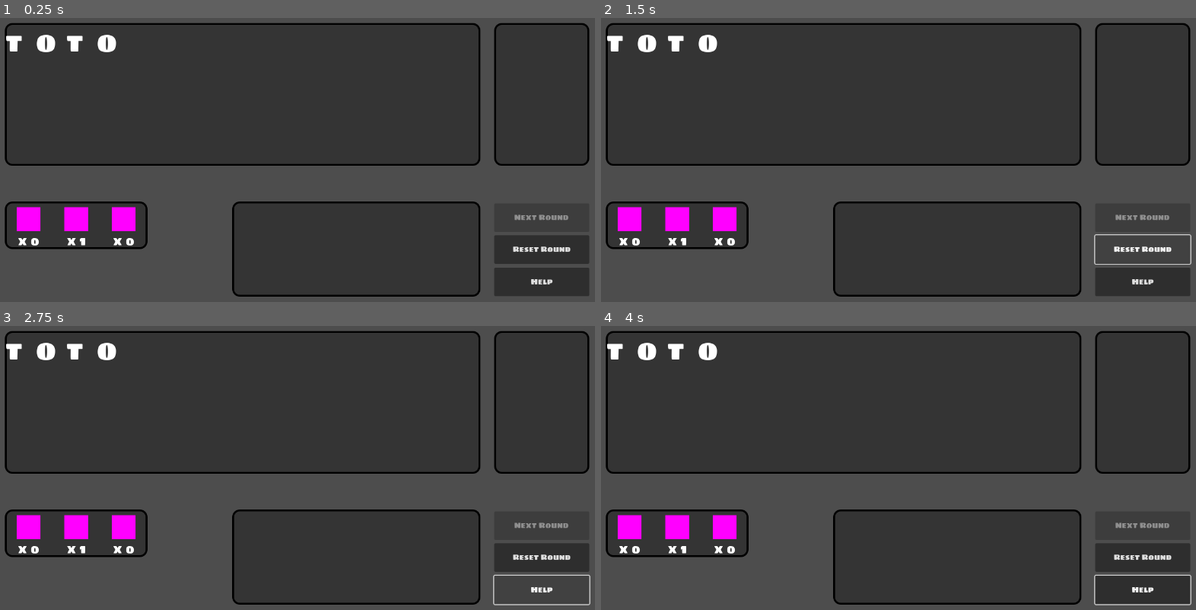
Above: before the commit, frames 1-4 (two rows, left to right).
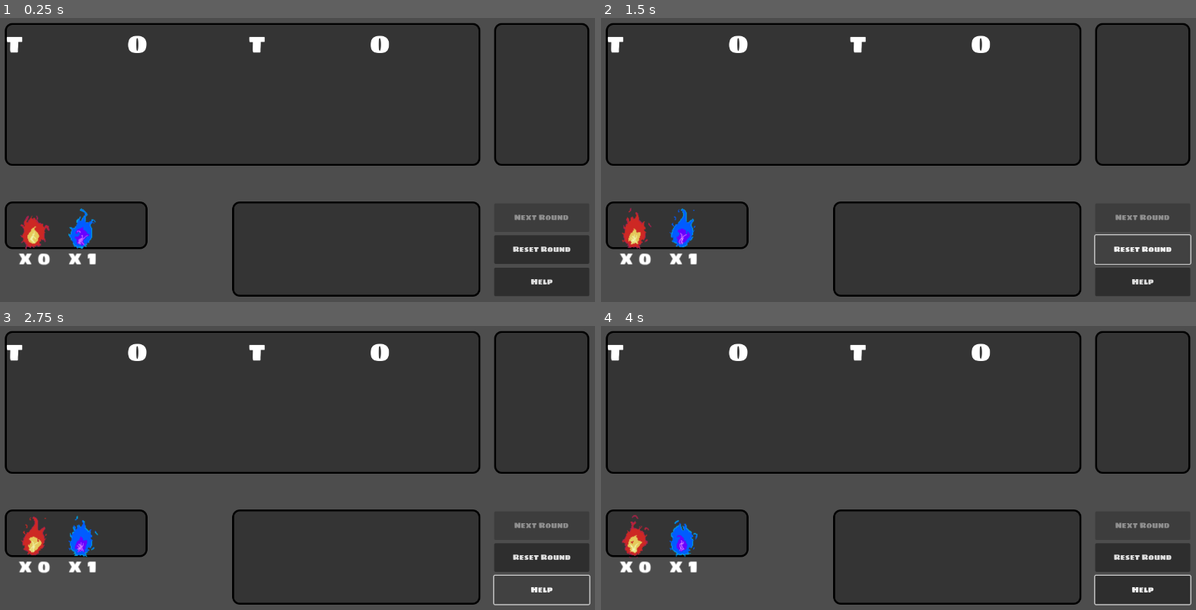
Above: after the commit, the same moments.

Repository: Nono-M/GodotWildJam_83
Game: Godot game, scene res://main.tscn
Two runs of this game, one before a commit and one after it. Both use one fixed random seed, a clock stepped at 60 frames per second and the inputs below.
Inputs (mouse positions are in pixels of both pictures, inside the frame that each line leads up to):
- Up to frame 1 (0.25 s): no input
- Up to frame 2 (1.5 s): move the mouse to (1029, 145) at 0.52 s; click (1029, 145) at 0.67 s; click "Reset Round" at 1.25 s
- Up to frame 3 (2.75 s): click "Help" at 2 s
- Up to frame 4 (4 s): drag from (773, 487) to (618, 345) at 2.77 s; move the mouse to (958, 397) at 3.52 s; click (958, 397) at 3.67 s

The runs differ from the first frame. In frame 1, 2.7% of the frame differs, in the area x 1-66%, y 5-88%; in frame 2, 2.7%; in frame 3, 2.7%; in frame 4, 2.7%.

Commit message:
Added flame animations

Diff:
--- /dev/null
+++ b/assets/blue_flame_animation.tres
@@ -0,0 +1,60 @@
+[gd_resource type="SpriteFrames" load_steps=9 format=3 uid="uid://hfl1s4g332gu"]
+
+[ext_resource type="Texture2D" uid="uid://cfwutp7c0qewa" path="res://assets/blue_flame.png" id="1_sbbjn"]
+
+[sub_resource type="AtlasTexture" id="AtlasTexture_rbw8s"]
+atlas = ExtResource("1_sbbjn")
+region = Rect2(200, 0, 50, 60)
+
+[sub_resource type="AtlasTexture" id="AtlasTexture_xf7mo"]
+atlas = ExtResource("1_sbbjn")
+region = Rect2(250, 0, 50, 60)
+
+[sub_resource type="AtlasTexture" id="AtlasTexture_upkjl"]
+atlas = ExtResource("1_sbbjn")
+region = Rect2(300, 0, 50, 60)
+
+[sub_resource type="AtlasTexture" id="AtlasTexture_h3v61"]
+atlas = ExtResource("1_sbbjn")
+region = Rect2(0, 0, 50, 60)
+
+[sub_resource type="AtlasTexture" id="AtlasTexture_ci7tv"]
+atlas = ExtResource("1_sbbjn")
+region = Rect2(50, 0, 50, 60)
+
+[sub_resource type="AtlasTexture" id="AtlasTexture_cgxbj"]
+atlas = ExtResource("1_sbbjn")
+region = Rect2(100, 0, 50, 60)
+
+[sub_resource type="AtlasTexture" id="AtlasTexture_6frpp"]
+atlas = ExtResource("1_sbbjn")
+region = Rect2(150, 0, 50, 60)
+
+[resource]
+animations = [{
+"frames": [{
+"duration": 1.0,
+"texture": SubResource("AtlasTexture_rbw8s")
+}, {
+"duration": 1.0,
+"texture": SubResource("AtlasTexture_xf7mo")
+}, {
+"duration": 1.0,
+"texture": SubResource("AtlasTexture_upkjl")
+}, {
+"duration": 1.0,
+"texture": SubResource("AtlasTexture_h3v61")
+}, {
+"duration": 1.0,
+"texture": SubResource("AtlasTexture_ci7tv")
+}, {
+"duration": 1.0,
+"texture": SubResource("AtlasTexture_cgxbj")
+}, {
+"duration": 1.0,
+"texture": SubResource("AtlasTexture_6frpp")
+}],
+"loop": true,
+"name": &"default",
+"speed": 16.0
+}]
--- /dev/null
+++ b/assets/red_flame_animation.tres
@@ -0,0 +1,60 @@
+[gd_resource type="SpriteFrames" load_steps=9 format=3 uid="uid://bq63whh17opll"]
+
+[ext_resource type="Texture2D" uid="uid://bg6dxtk2r4web" path="res://assets/red_flame.png" id="1_xaxsn"]
+
+[sub_resource type="AtlasTexture" id="AtlasTexture_ox5x6"]
+atlas = ExtResource("1_xaxsn")
+region = Rect2(0, 0, 50, 60)
+
+[sub_resource type="AtlasTexture" id="AtlasTexture_jwdco"]
+atlas = ExtResource("1_xaxsn")
+region = Rect2(50, 0, 50, 60)
+
+[sub_resource type="AtlasTexture" id="AtlasTexture_0qfvv"]
+atlas = ExtResource("1_xaxsn")
+region = Rect2(100, 0, 50, 60)
+
+[sub_resource type="AtlasTexture" id="AtlasTexture_hyn63"]
+atlas = ExtResource("1_xaxsn")
+region = Rect2(150, 0, 50, 60)
+
+[sub_resource type="AtlasTexture" id="AtlasTexture_l1aiu"]
+atlas = ExtResource("1_xaxsn")
+region = Rect2(200, 0, 50, 60)
+
+[sub_resource type="AtlasTexture" id="AtlasTexture_4cnc1"]
+atlas = ExtResource("1_xaxsn")
+region = Rect2(250, 0, 50, 60)
+
+[sub_resource type="AtlasTexture" id="AtlasTexture_x4fwv"]
+atlas = ExtResource("1_xaxsn")
+region = Rect2(300, 0, 50, 60)
+
+[resource]
+animations = [{
+"frames": [{
+"duration": 1.0,
+"texture": SubResource("AtlasTexture_ox5x6")
+}, {
+"duration": 1.0,
+"texture": SubResource("AtlasTexture_jwdco")
+}, {
+"duration": 1.0,
+"texture": SubResource("AtlasTexture_0qfvv")
+}, {
+"duration": 1.0,
+"texture": SubResource("AtlasTexture_hyn63")
+}, {
+"duration": 1.0,
+"texture": SubResource("AtlasTexture_l1aiu")
+}, {
+"duration": 1.0,
+"texture": SubResource("AtlasTexture_4cnc1")
+}, {
+"duration": 1.0,
+"texture": SubResource("AtlasTexture_x4fwv")
+}],
+"loop": true,
+"name": &"default",
+"speed": 18.0
+}]
--- a/flame.tscn
+++ b/flame.tscn
@@ -1,17 +1,18 @@
 [gd_scene load_steps=5 format=3 uid="uid://vf72lmhx3ytv"]
 
 [ext_resource type="Script" path="res://scripts/flames.gd" id="1_7igc5"]
+[ext_resource type="SpriteFrames" uid="uid://hfl1s4g332gu" path="res://assets/blue_flame_animation.tres" id="1_cijvv"]
 [ext_resource type="FontFile" uid="uid://dkgjvlcpb2eh" path="res://assets/SigmarOne-Regular.ttf" id="2_onhsf"]
-
-[sub_resource type="PlaceholderTexture2D" id="PlaceholderTexture2D_jiepy"]
-size = Vector2(50, 50)
 
 [sub_resource type="LabelSettings" id="LabelSettings_weku2"]
 font = ExtResource("2_onhsf")
 font_size = 25
 
-[node name="Flame" type="Sprite2D"]
-texture = SubResource("PlaceholderTexture2D_jiepy")
+[node name="Flame" type="AnimatedSprite2D"]
+scale = Vector2(1.5, 1.5)
+sprite_frames = ExtResource("1_cijvv")
+autoplay = "default"
+frame_progress = 0.276847
 centered = false
 script = ExtResource("1_7igc5")
 
--- a/flames_box.tscn
+++ b/flames_box.tscn
@@ -1,16 +1,21 @@
-[gd_scene load_steps=2 format=3 uid="uid://0cyugpbhrcae"]
+[gd_scene load_steps=3 format=3 uid="uid://0cyugpbhrcae"]
 
 [ext_resource type="PackedScene" uid="uid://vf72lmhx3ytv" path="res://flame.tscn" id="1_8rsn0"]
+[ext_resource type="SpriteFrames" uid="uid://bq63whh17opll" path="res://assets/red_flame_animation.tres" id="2_thapd"]
 
 [node name="FlamesBox" type="Node2D"]
 
 [node name="RedFlame" parent="." instance=ExtResource("1_8rsn0")]
+sprite_frames = ExtResource("2_thapd")
+frame_progress = 0.0
 flame_color = "red"
 
 [node name="BlueFlame" parent="." instance=ExtResource("1_8rsn0")]
 position = Vector2(100, 0)
+frame_progress = 0.0
 flame_color = "blue"
 
 [node name="YellowFlame" parent="." instance=ExtResource("1_8rsn0")]
+visible = false
 position = Vector2(200, 0)
 flame_color = "yellow"
--- a/letter.tscn
+++ b/letter.tscn
@@ -14,6 +14,10 @@
 custom_minimum_size = Vector2(60, 60)
 layout_mode = 3
 anchors_preset = 0
+offset_right = 60.0
+offset_bottom = 300.0
+size_flags_horizontal = 3
+size_flags_vertical = 3
 
 [node name="Label" type="Label" parent="."]
 layout_mode = 1
--- a/main.tscn
+++ b/main.tscn
@@ -11,11 +11,12 @@
 [node name="Interface" parent="." instance=ExtResource("2_4v44y")]
 
 [node name="WordDisplayer" type="HBoxContainer" parent="."]
-offset_left = 32.0
-offset_top = 66.0
-offset_right = 1032.0
-offset_bottom = 366.0
-metadata/_edit_use_anchors_ = true
+offset_left = 33.0
+offset_top = 68.0
+offset_right = 1033.0
+offset_bottom = 368.0
+pivot_offset = Vector2(50, 50)
+theme_override_constants/separation = 20
 
 [node name="ResultDisplayer" type="VBoxContainer" parent="."]
 offset_left = 1061.0
--- a/scripts/flames.gd
+++ b/scripts/flames.gd
@@ -1,10 +1,10 @@
-extends Sprite2D
+extends AnimatedSprite2D
 
 @export var flame_color: String
 @export var letter_flame: bool = false
 
 var is_dragging:bool = false
-var _duplicated_flame : Sprite2D
+var _duplicated_flame : AnimatedSprite2D
 var mouse_offset:Vector2
 var delay:int = 3
 
@@ -18,7 +18,12 @@
 func _input(event):
 	if event is InputEventMouseButton and event.button_index == MOUSE_BUTTON_LEFT:
 		if event.pressed:
-			if get_rect().has_point(to_local(event.position)):
+			var size = sprite_frames.get_frame_texture(animation, frame).get_size()
+			var pos = offset
+			if centered:
+				pos -= 0.5 * size
+			var myrect =  Rect2(pos, size)
+			if myrect.has_point(to_local(event.position)):
 				_duplicated_flame = duplicate_flame(self)
 				is_dragging = true
 				mouse_offset = get_global_mouse_position() - global_position
--- a/scripts/global.gd
+++ b/scripts/global.gd
@@ -95,7 +95,6 @@
 	total_flames = red + blue + yellow
 
 
-
 func reset_round():
 	clear_word()
 	load_word(Data._key_word)
Binary file added: assets/blue_flame.png
Not shown, added: assets/blue_flame.png.import
Binary file added: assets/red_flame.png
Not shown, added: assets/red_flame.png.import
